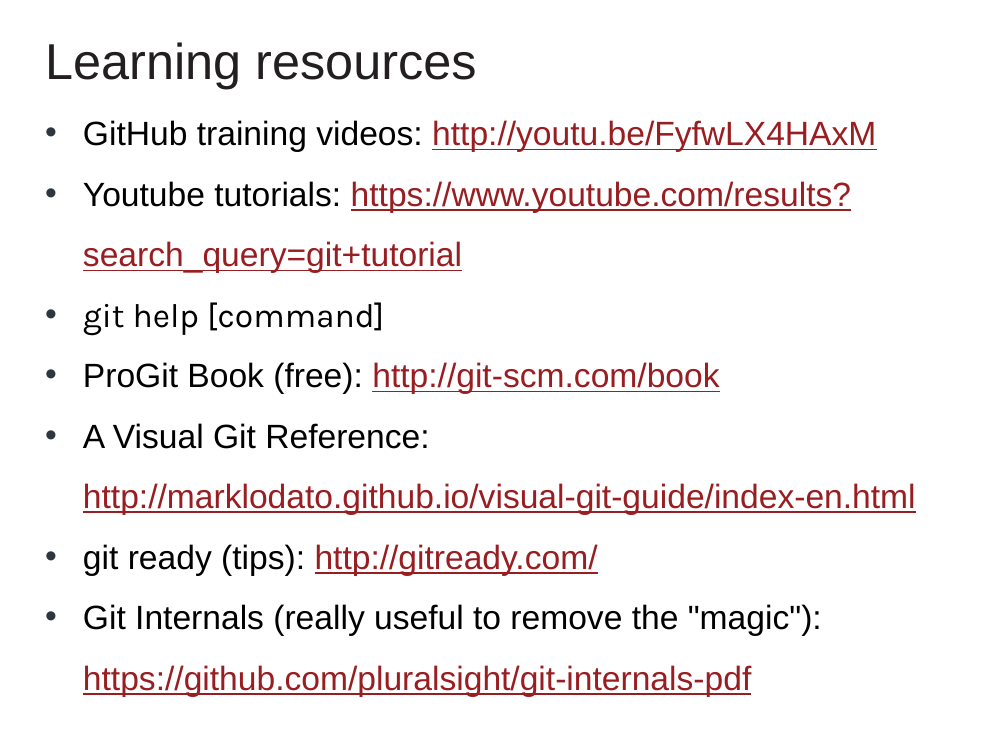
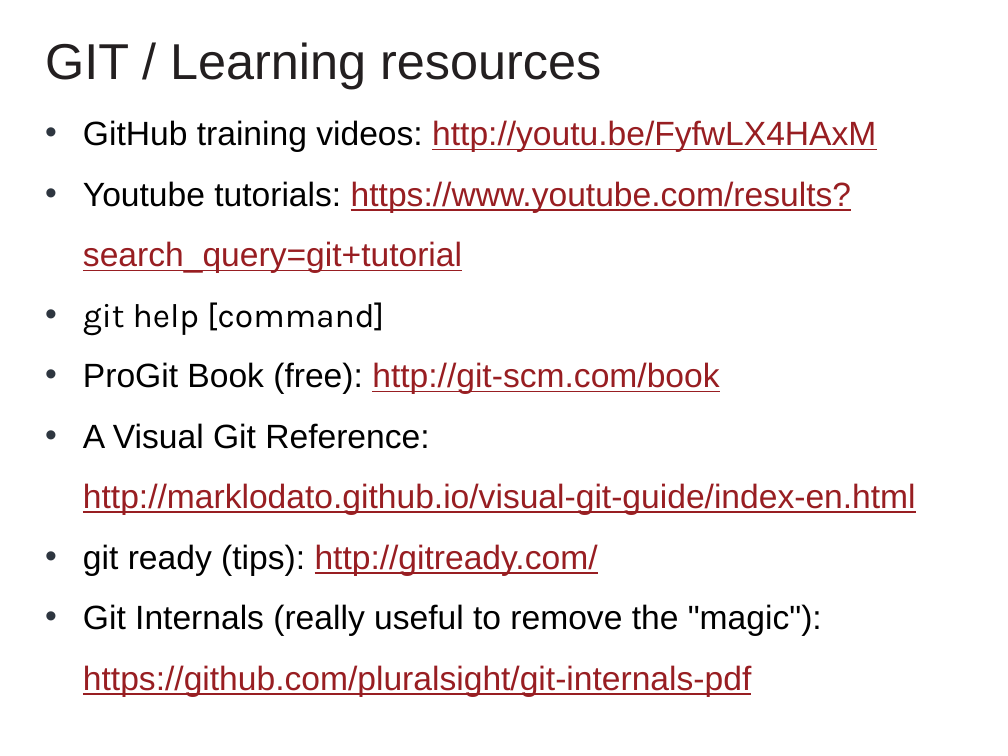
Before and after one commit to cvmocanu/git-presentation, a slide deck: slide 6 of GIT Presentation.pptx (slide 4 before the commit). Drawn at 1008x756 pixels with LibreOffice and Linux fonts; fonts in the diff are those of the drawing; background and template pictures are left out. Boxes give left, top, right and bottom in pixels: in the first picture for what was removed or moved away, otherwise in the second. Text is boxed around its words. In the diff, an @@ line names an element or a change of style, - is before the commit and + after.

```diff
--- a/GIT Presentation.pptx
+++ b/GIT Presentation.pptx
@@ text at [45,42,601,89]: text changed @@
-Learning resources
+GIT / Learning resources
```
Also in this commit, not shown: 2 other slides changed, 2 slides added, 2 other files.
